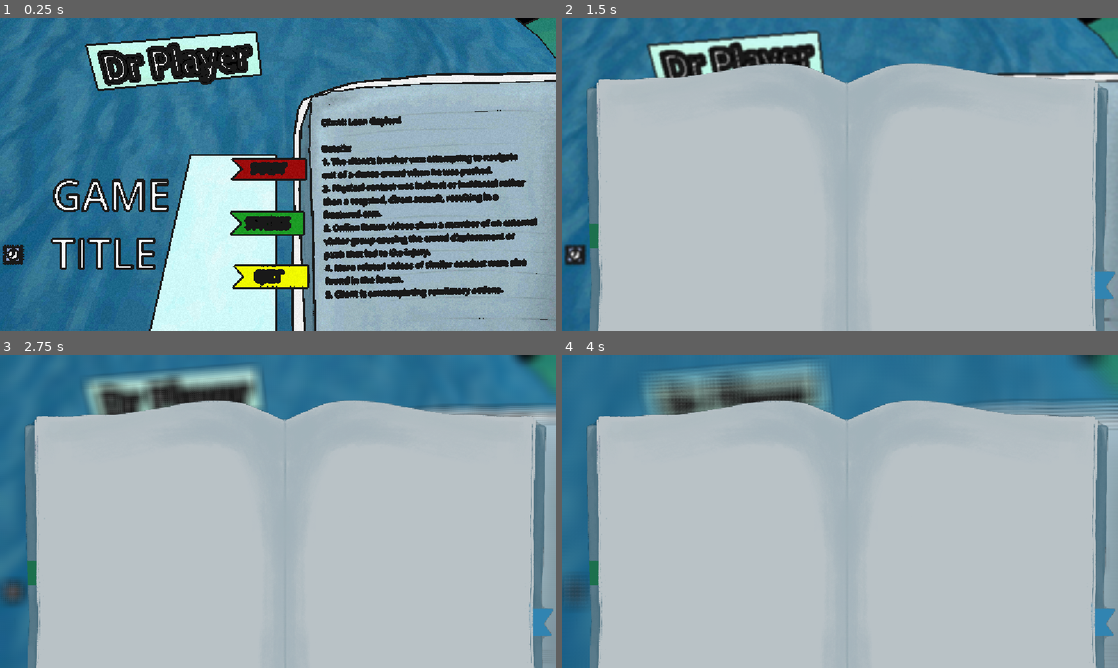
Above: before the commit, frames 1-4 (two rows, left to right).
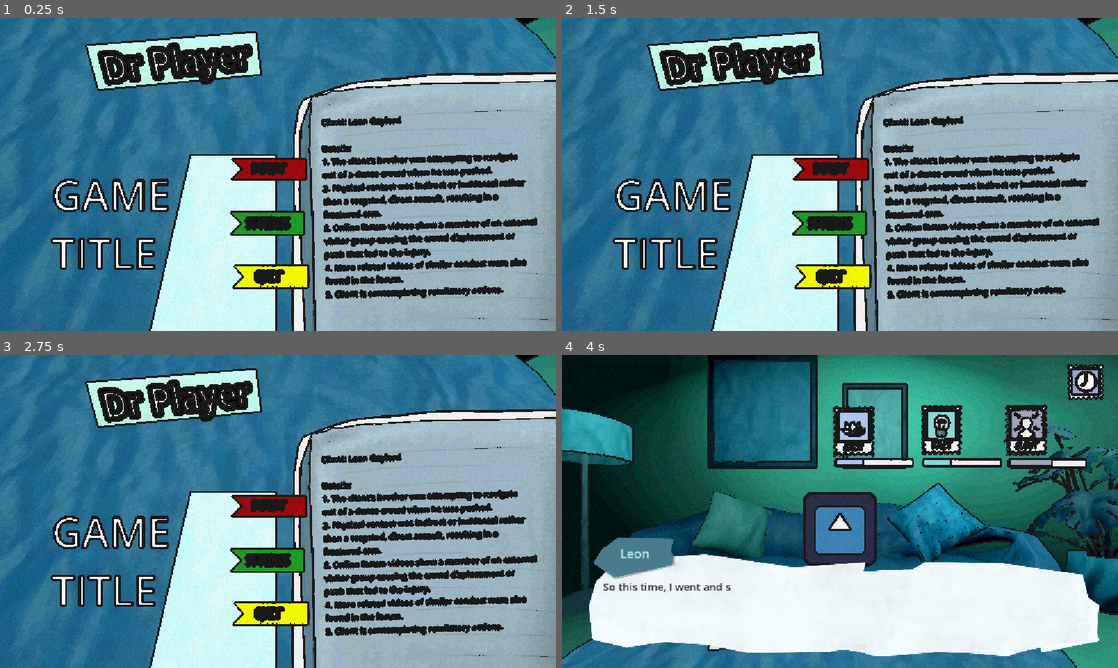
Above: after the commit, the same moments.

Repository: Blulow/octavuss_office
Game: Godot game, scene res://scenes/main_menu.tscn
The game is run twice, just before and just after one commit, with the same random seed, the same clock (stepped at 60 frames per second) and the same inputs. The engine's default icon, where the game draws it, is replaced by a stand-in: a white triangle on a blue panel in a dark square.
Inputs (mouse positions are in pixels of both pictures, inside the frame that each line leads up to):
- Up to frame 1 (0.25 s): no input
- Up to frame 2 (1.5 s): click (573, 252) at 0.52 s; click (573, 252) at 1.27 s
- Up to frame 3 (2.75 s): click (11, 589) at 2.02 s
- Up to frame 4 (4 s): tap Enter (ui_accept) at 2.75 s; drag from (867, 505) to (895, 442) at 2.77 s; drag from (867, 561) to (812, 574) at 3.52 s

The runs differ from the first frame. In frame 1, 0.2% of the frame differs, in the area x 0-5%, y 72-79%; in frame 2, 73%; in frame 3, 75%; in frame 4, 99%, in the area x 0-100%, y 0-100%.

Commit message:
fix: notebook button showing only in game

Diff:
--- a/scenes/game.tscn
+++ b/scenes/game.tscn
@@ -6,8 +6,6 @@
 [ext_resource type="Script" uid="uid://dl58dnjwb7fam" path="res://scripts/session_manager.gd" id="4_p57ef"]
 [ext_resource type="JSON" path="res://assets/dialog/session3.json" id="5_dinhu"]
 [ext_resource type="PackedScene" uid="uid://bq03og81goeda" path="res://scenes/dialogue_scene_facts.tscn" id="5_p57ef"]
-[ext_resource type="JSON" path="res://assets/dialog/session1.json" id="5_u5sy4"]
-[ext_resource type="JSON" path="res://assets/dialog/session2.json" id="6_u5sy4"]
 [ext_resource type="Shader" uid="uid://fsoauxr4xq5r" path="res://assets/shader/screen_blur.gdshader" id="8_0tnpc"]
 [ext_resource type="PackedScene" uid="uid://c7iy0pgt87h3g" path="res://scenes/note_book.tscn" id="9_vtaks"]
 [ext_resource type="Script" uid="uid://bh1kups7o0m31" path="res://scripts/notebook_button.gd" id="11_dinhu"]
@@ -61,7 +59,7 @@
 grow_vertical = 2
 script = ExtResource("4_p57ef")
 dialogue_scene = NodePath("../DialogueSceneFacts")
-sessions_files = Array[JSON]([ExtResource("5_u5sy4"), ExtResource("6_u5sy4"), ExtResource("5_dinhu")])
+sessions_files = Array[JSON]([ExtResource("5_dinhu")])
 choice_ui_manager = NodePath("../ChoiceUIManager")
 
 [node name="DialogueSceneFacts" parent="." unique_id=1331931773 instance=ExtResource("5_p57ef")]
@@ -88,10 +86,10 @@
 anchors_preset = 2
 anchor_top = 1.0
 anchor_bottom = 1.0
-offset_left = 6.0
-offset_top = -179.0
-offset_right = 46.0
-offset_bottom = -139.0
+offset_left = 1048.2693
+offset_top = -624.0
+offset_right = 1123.0
+offset_bottom = -557.0
 grow_vertical = 0
 focus_mode = 0
 theme_override_styles/normal = SubResource("StyleBoxFlat_dinhu")
@@ -102,7 +100,9 @@
 
 [node name="TextureRect" type="TextureRect" parent="UI/NotebookButton" unique_id=1264000157]
 layout_mode = 0
-offset_right = 40.0
-offset_bottom = 40.0
-scale = Vector2(0.17, 0.17)
+offset_left = -2.2692714
+offset_top = -7.9999995
+offset_right = 243.73073
+offset_bottom = 244.0
+scale = Vector2(0.315, 0.315)
 texture = ExtResource("12_dinhu")
--- a/scripts/Player/playerData.gd
+++ b/scripts/Player/playerData.gd
@@ -4,6 +4,7 @@
 signal money_changed(new_amount: int)
 signal fact_added(new_fact: Fact)
 signal facts_reset
+signal game_start
 signal game_end(ending: int)
 signal reset_game
 signal stat_applied
--- a/scripts/dialogue_scene.gd
+++ b/scripts/dialogue_scene.gd
@@ -9,6 +9,7 @@
 #@onready var choice_box: ChoiceBox = $ChoiceBox
 @export var box: DialogueBox
 @export var choice_box: ChoiceBox
+@export var notebook_btn: AnimatedButton
 
 var _data: Dictionary = {}
 var _sets: Array = []
--- a/scripts/mainmenu.gd
+++ b/scripts/mainmenu.gd
@@ -131,6 +131,7 @@
 
 	#name_stand.visible = false
 	PlayerData.game_started = true
+	PlayerData.game_start.emit()
 	var tween = create_tween()
 	start_game_tween(tween)
 	await tween.finished
@@ -148,6 +149,7 @@
 
 	PlayerData.reset()
 	PlayerData.game_started = true
+	PlayerData.game_start.emit()
 
 	await close_end_tween()
 
--- a/scripts/notebook_button.gd
+++ b/scripts/notebook_button.gd
@@ -25,6 +25,19 @@
 func _ready() -> void:
 	pressed.connect(_toggle)
 	blur.gui_input.connect(_on_blur_gui_input)
+
+	visible = false
+	modulate.a = 0
+	PlayerData.game_start.connect(func():
+		visible = true
+		var tween = create_tween()
+		tween.tween_property(self, "modulate:a", 1, 0.3))
+	PlayerData.game_end.connect(func(ending):
+		var tween = create_tween()
+		tween.tween_property(self, "modulate:a", 0, 0.3)
+		await tween.finished
+		visible = false)
+
 	var offscreen: float = get_viewport_rect().size.y
 	notebook.position.y = offscreen
 	notebook_ui.offset.y = offscreen
